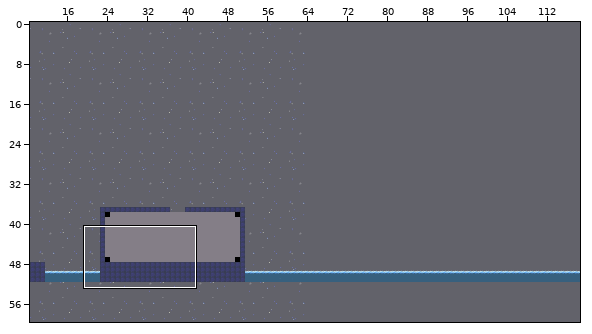
Tiled map: PartTimeSpaceHero/Resources/res/graphics/map_files/ptsh_template.tmx. The first picture is a wide view before the edit; the outline marks the close-up.
Close-up. Before:
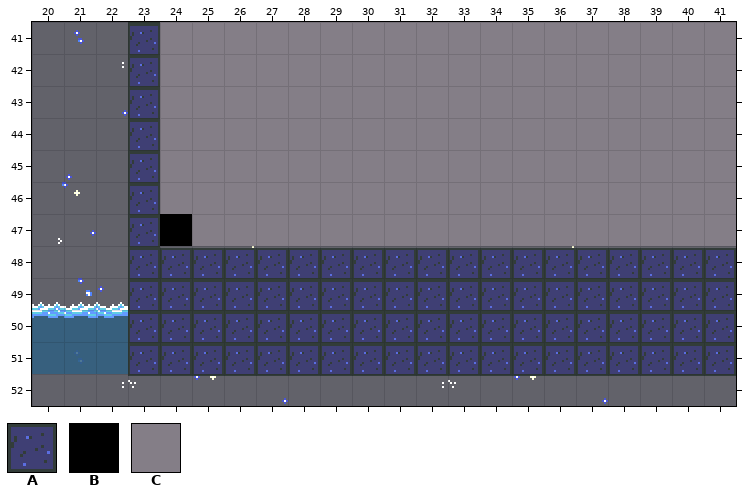
Cells are 16x16 px. Shown: x 20..41, y 41..52. The commit also changed other parts of the map, which this record leaves out.
Key: from "BaseTS16": A 4; from "DB32_tiles": B 0, C 18.
_ is an empty cell.
Layers that did not change in this view are not listed.
Layer "decoration" before, first column x 20:
41 ____CCCCCCCCCCCCCCCCCC
42 ____CCCCCCCCCCCCCCCCCC
43 ____CCCCCCCCCCCCCCCCCC
44 ____CCCCCCCCCCCCCCCCCC
45 ____CCCCCCCCCCCCCCCCCC
46 ____CCCCCCCCCCCCCCCCCC
47 ____BCCCCCCCCCCCCCCCCC
48 ______________________
49 ______________________
50 ______________________
51 ______________________
52 ______________________
Layer "walls" before, first column x 20:
41 ___A__________________
42 ___A__________________
43 ___A__________________
44 ___A__________________
45 ___A__________________
46 ___A__________________
47 ___A__________________
48 ___AAAAAAAAAAAAAAAAAAA
49 ___AAAAAAAAAAAAAAAAAAA
50 ___AAAAAAAAAAAAAAAAAAA
51 ___AAAAAAAAAAAAAAAAAAA
52 ______________________
New version:
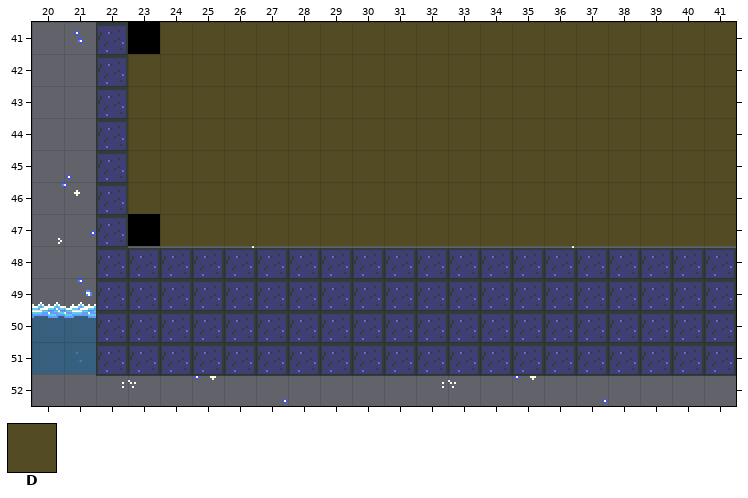
Further tiles: from "DB32_tiles": D 6.
Change:
Layer "decoration":
The edit adds tile B in row 41 at x 23; in row 47 at x 23.
Tile B gives way to tile D in row 47 at x 24.
Tile C gives way to tile D in rows 41 to 46 at x 24 to 41; in row 47 at x 25 to 41.
The edit adds tile D in rows 42 to 46 at x 23.
Layer "walls":
The edit adds tile A in rows 41 to 51 at x 22.
Tile A is removed in rows 41 to 47 at x 23.
Boxes around the changes in both close-ups, in picture pixels (x1, y1, x2, y2):
changed: (96, 22, 736, 376)
